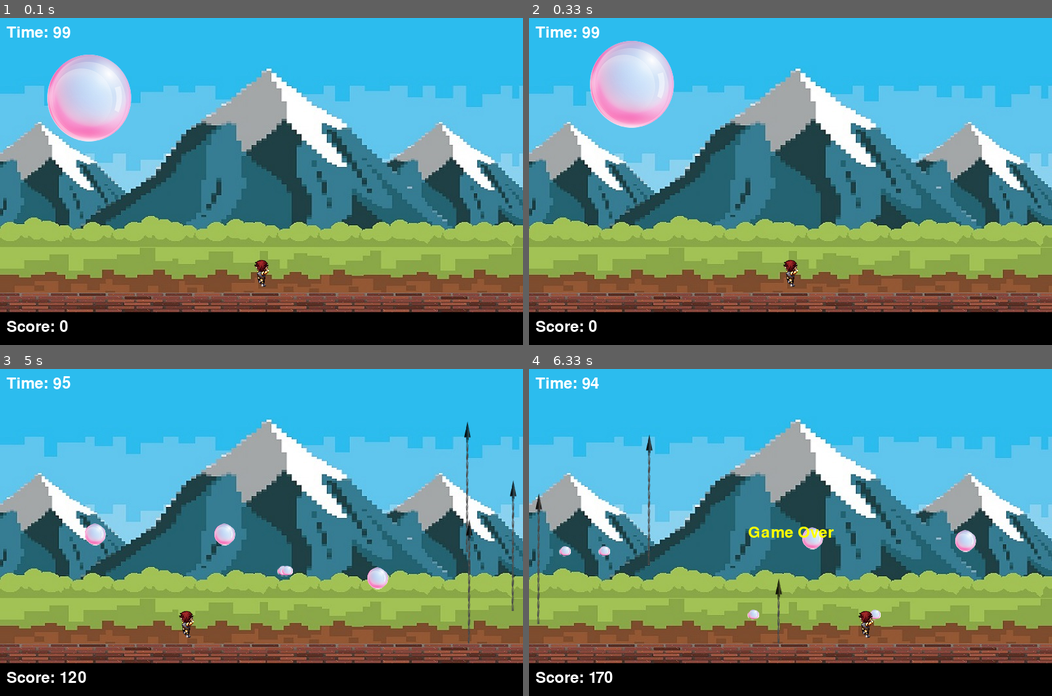
Above: before the commit, frames 1-4 (two rows, left to right).
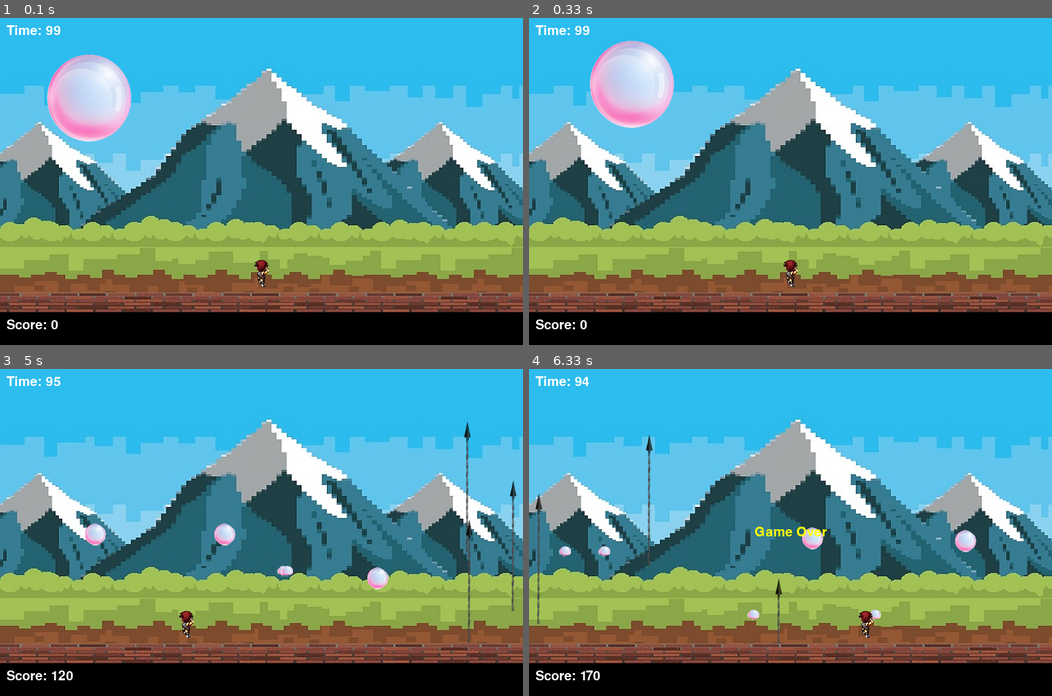
Above: after the commit, the same moments.

Repository: leeeha/OSS_Project
Game: pygame game, started from pygame_project/7_final_project.py
Same seed, same stepped clock (60 frames per second), same inputs: the game is played once before the commit and once after it.
Inputs:
- Up to frame 1 (0.1 s): no input
- Up to frame 2 (0.33 s): no input
- Up to frame 3 (5 s): hold Right 0.33-0.8 s; hold Right 0.83-1.3 s; tap Space at 0.9, 1.2, 1.4, 1.7, 1.97, 2.27, 2.4, 2.7, 3.07, 3.37, 3.57, 3.87, 4.07, 4.37, 4.57, 4.87 s; hold Left 1.33-1.87 s; hold Left 1.9-2.3 s; hold Right 2.33-2.97 s; hold Left 3-3.47 s; hold Right 3.5-3.97 s; hold Right 4-4.47 s; hold Left from 4.5 s (still down)
- Up to frame 4 (6.33 s): release Left at 5.03 s; hold Left 5.07-5.47 s; tap Space at 5.13, 5.43, 5.57, 5.87 s; hold Right 5.5-6.13 s

The runs differ from the first frame. In frame 1, 0.5% of the frame differs, in the area x 1-14%, y 2-96%; in frame 2, 0.5%; in frame 3, 0.6%; in frame 4, 0.9%, in the area x 1-59%, y 2-96%.

Commit message:
design: 폰트 변경

Diff:
--- a/pygame_project/7_final_project.py
+++ b/pygame_project/7_final_project.py
@@ -87,7 +87,7 @@
 ball_to_remove = -1
 
 # 폰트 정의
-game_font = pygame.font.Font(None, 35)
+game_font = pygame.font.SysFont('sitkasmall', 30)
 
 # 남은 시간 측정
 total_time = 100
